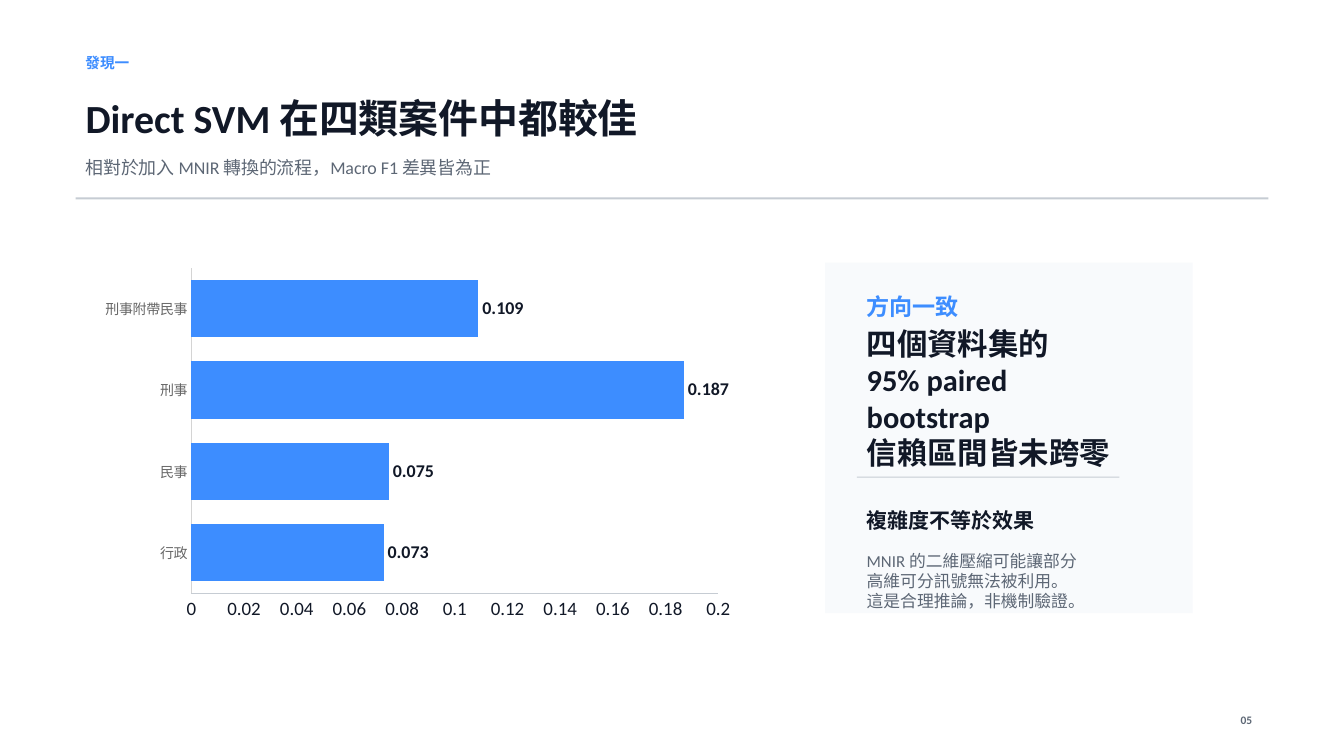
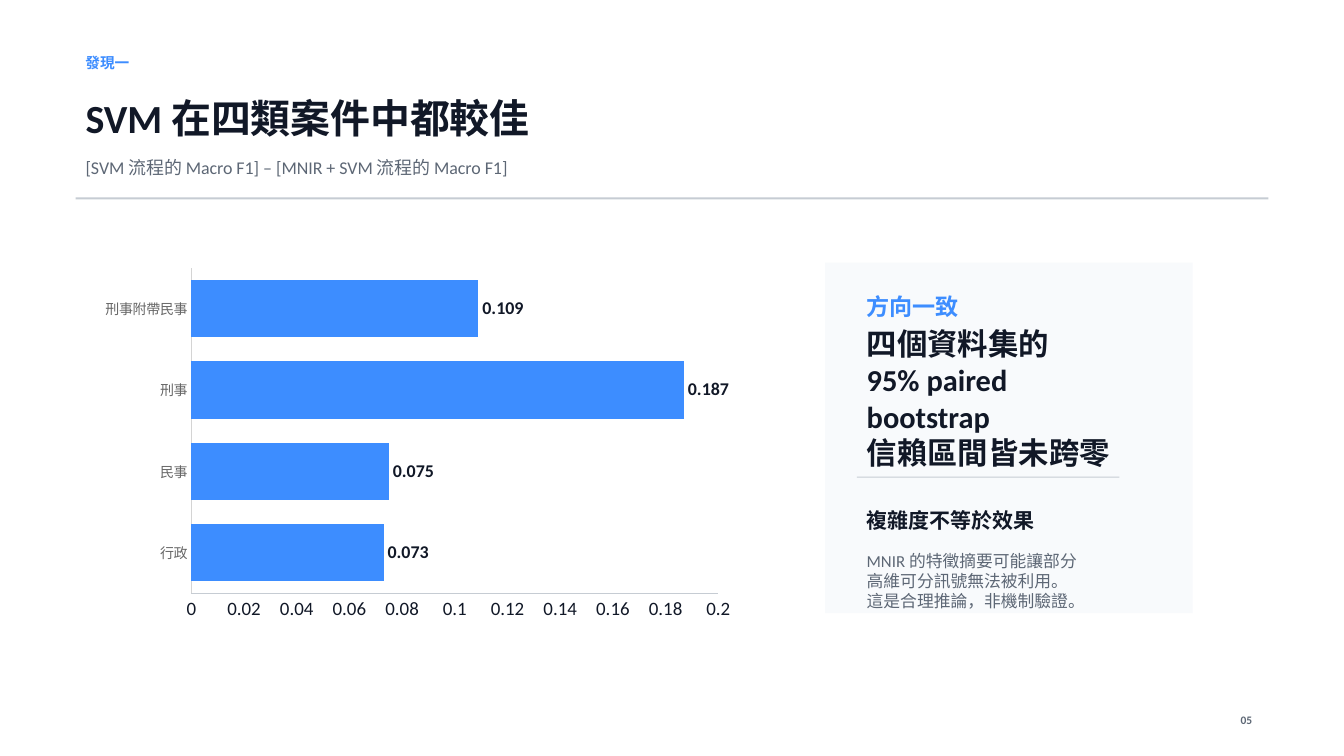
Before and after one commit to Xin95172/Personal-Project, a slide deck: slide 5 of textual data analysis/docs/判決文本會說話嗎_崇越決賽簡報.pptx. Drawn at 1344x756 pixels with LibreOffice and Linux fonts; fonts in the diff are those of the drawing. Boxes give left, top, right and bottom in pixels: in the first picture for what was removed or moved away, otherwise in the second. Text is boxed around its words. In the diff, an @@ line names an element or a change of style, - is before the commit and + after.

```diff
--- a/textual data analysis/docs/判決文本會說話嗎_崇越決賽簡報.pptx
+++ b/textual data analysis/docs/判決文本會說話嗎_崇越決賽簡報.pptx
@@ text at (x1=86, y1=99, x2=529, y2=137): text changed @@
-Direct SVM 在四類案件中都較佳
+SVM 在四類案件中都較佳
@@ text at (x1=86, y1=159, x2=508, y2=177): text changed @@
-相對於加入 MNIR 轉換的流程，Macro F1 差異皆為正
+[SVM 流程的 Macro F1] – [MNIR + SVM 流程的 Macro F1]
@@ text at (x1=867, y1=553, x2=1077, y2=569): text changed @@
-MNIR 的二維壓縮可能讓部分
+MNIR 的特徵摘要可能讓部分
```
Also in this commit, not shown: 6 other slides changed, 2 other files.
